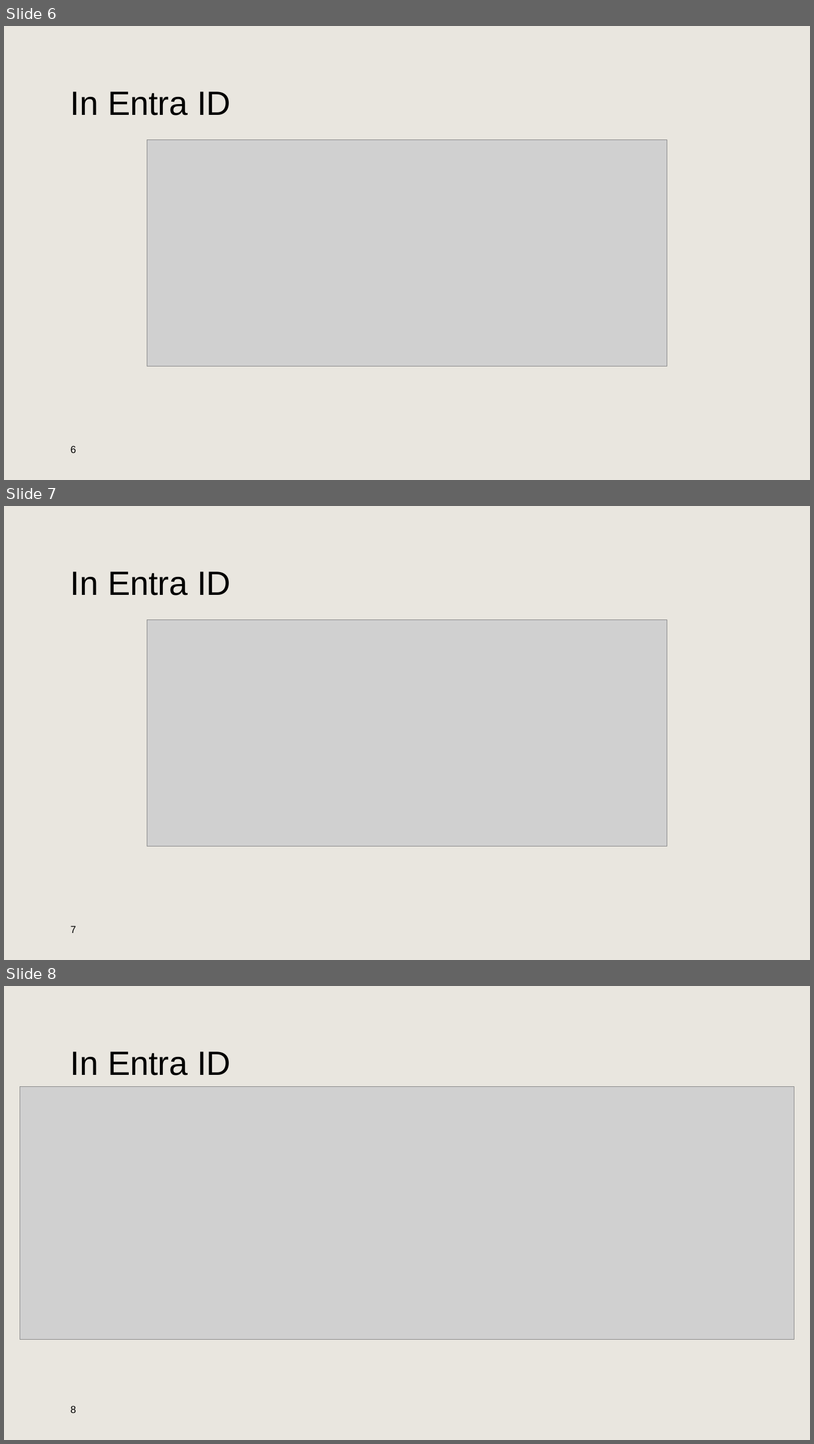
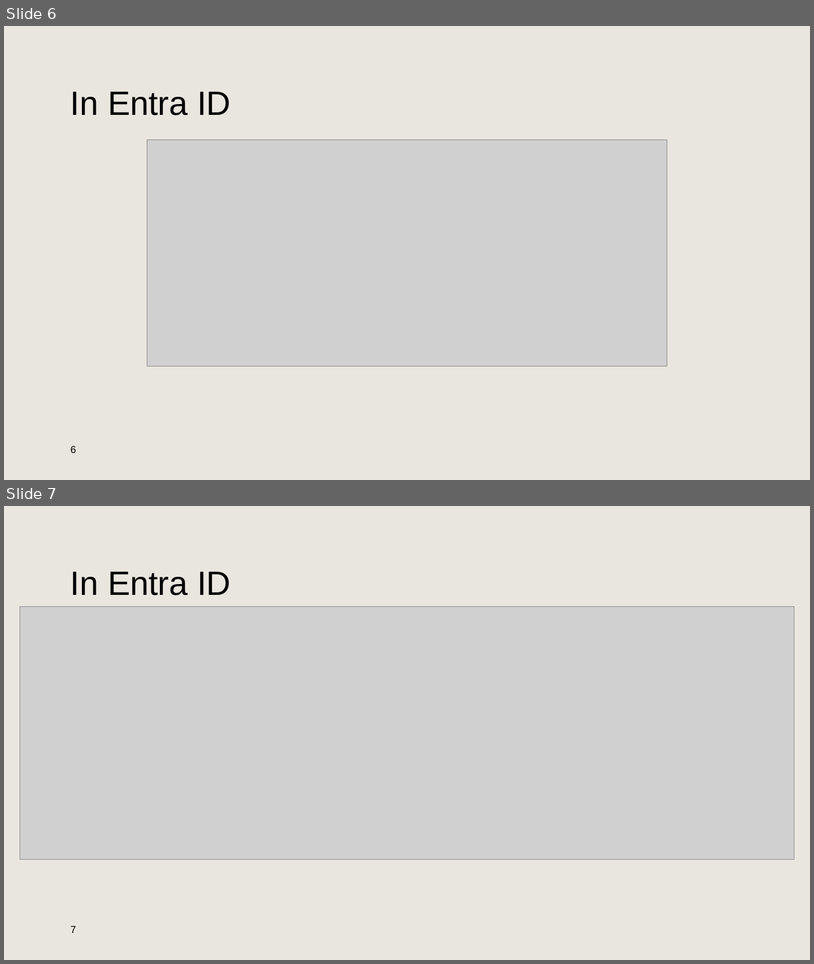
Before and after one commit to rbrayb/Presentations, a slide deck: A-lap-around-EEID/A-lap-around-EEID.pptx. Shown one above the other, each under a label of ours: slides 6, 7 and 8 before the commit, slides 6 and 7 after it. The pictures are 814x1444 and 814x964 pixels, drawn with LibreOffice and Linux fonts; fonts in the diff are those of the drawing; grey boxes stand for pictures; background and template pictures are left out. Boxes give left, top, right and bottom in pixels: in the first picture for what was removed or moved away, otherwise in the second. Text is boxed around its words. In the diff, an @@ line names an element or a change of style, - is before the commit and + after.

```diff
--- a/A-lap-around-EEID/A-lap-around-EEID.pptx
+++ b/A-lap-around-EEID/A-lap-around-EEID.pptx
@@ slide 7 removed at (x1=4, y1=506, x2=810, y2=960), background #E9E6DF @@
@@ title removed at (x1=71, y1=571, x2=231, y2=595) @@
-In Entra ID
@@ picture removed at (x1=147, y1=620, x2=668, y2=846) @@
@@ page number removed at (x1=71, y1=925, x2=76, y2=933) @@
-7
@@ what was slide 8 is now slide 7 @@
@@ page number at (x1=71, y1=925, x2=76, y2=933): text changed @@
-8
+7
```
Also in this commit, not shown: 4 slides changed, 5 slides added, 12 other slides removed.
